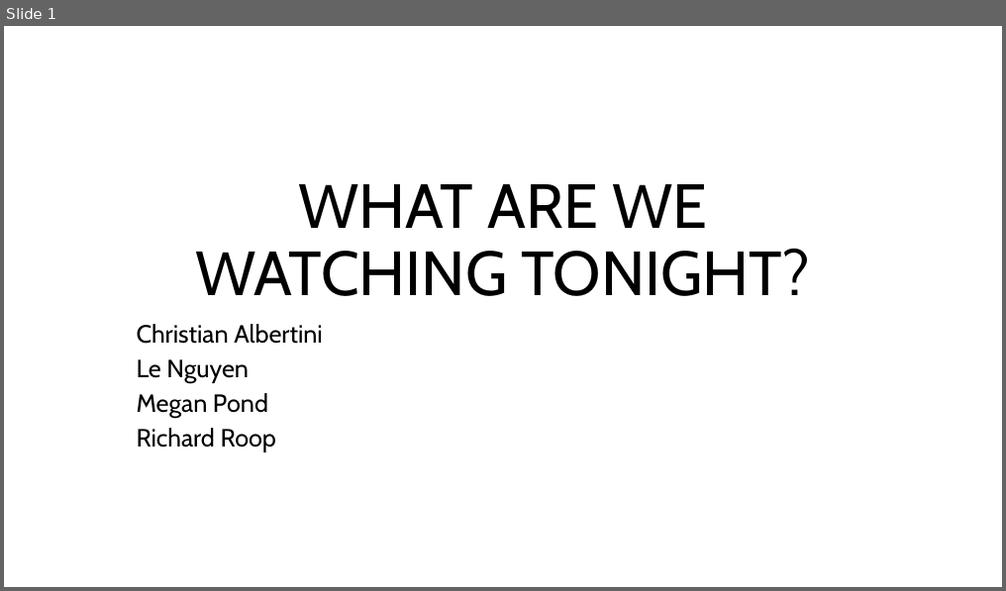
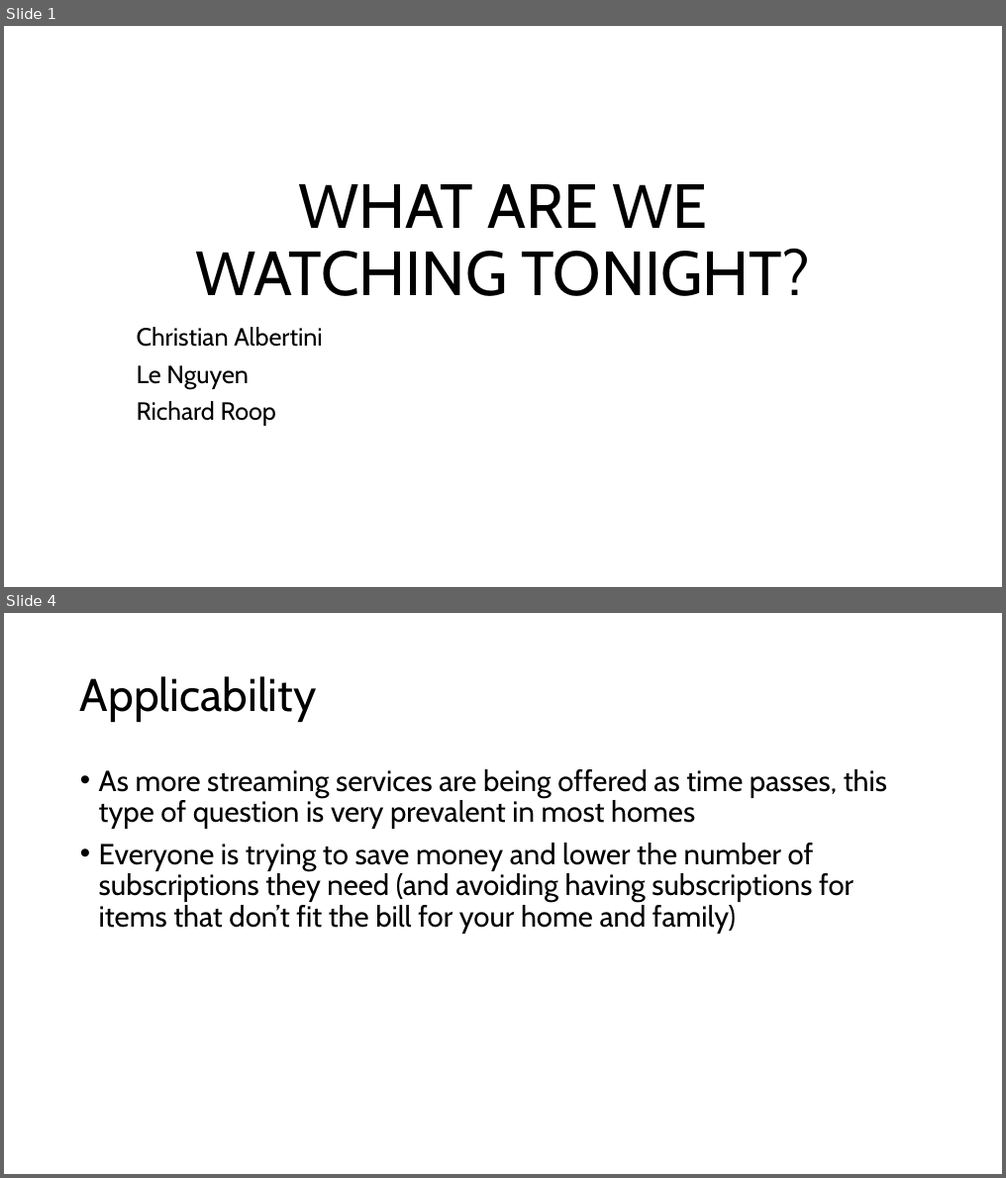
Before and after one commit to Christian-Albertini/UNC-Project-1, a slide deck: what_are_we_watching_tonight.pptx. Shown one above the other, each under a label of ours: slide 1 before the commit, slides 1 and 4 after it; the slides between them are not shown. The pictures are 1006x591 and 1006x1178 pixels, drawn with LibreOffice and Linux fonts; fonts in the diff are those of the drawing. Boxes give left, top, right and bottom in pixels: in the first picture for what was removed or moved away, otherwise in the second. Text is boxed around its words. In the diff, an @@ line names an element or a change of style, - is before the commit and + after.

```diff
--- a/what_are_we_watching_tonight.pptx
+++ b/what_are_we_watching_tonight.pptx
@@ slide 4 added at bbox=[4, 613, 1002, 1174], background #FFFFFF @@
@@ title added at bbox=[80, 676, 317, 722], 44 pt, text #000000 @@
+Applicability
@@ text added at bbox=[99, 769, 887, 934], 28 pt, text #000000 @@
+• As more streaming services are being offered as time passes, this type of question is very prevalent in most homes
+• Everyone is trying to save money and lower the number of subscriptions they need (and avoiding having subscriptions for items that don’t fit the bill for your home and family)
@@ slide 1 changed as well @@
@@ subtitle "Christian Albertini" at bbox=[137, 327, 322, 426]: line spacing 0.8 to 0.9 @@
@@ subtitle at bbox=[137, 393, 268, 418]: paragraph removed @@
-Megan Pond
```
Also in this commit, not shown: 12 other slides added, 1 slide removed.
